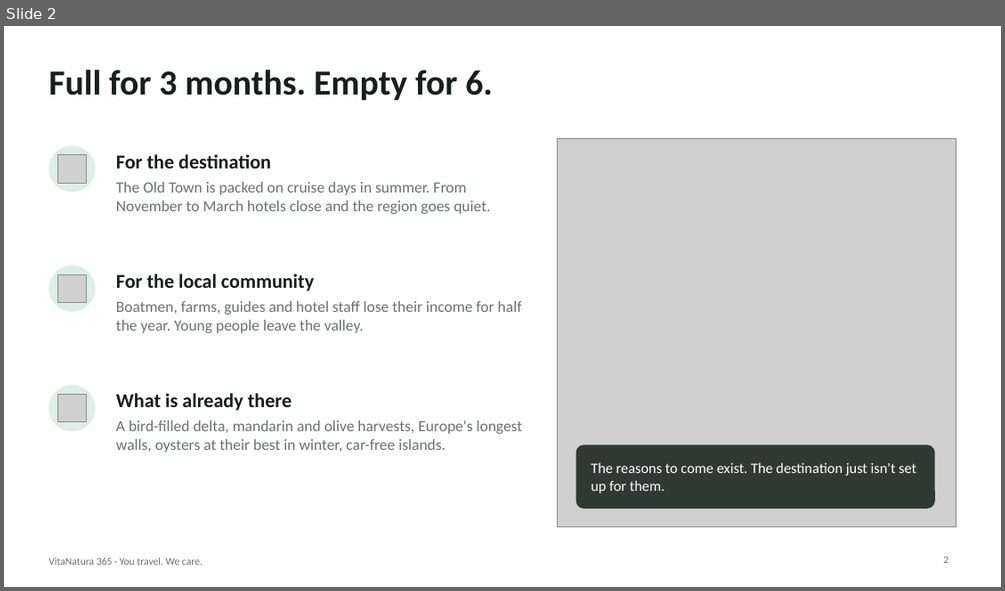
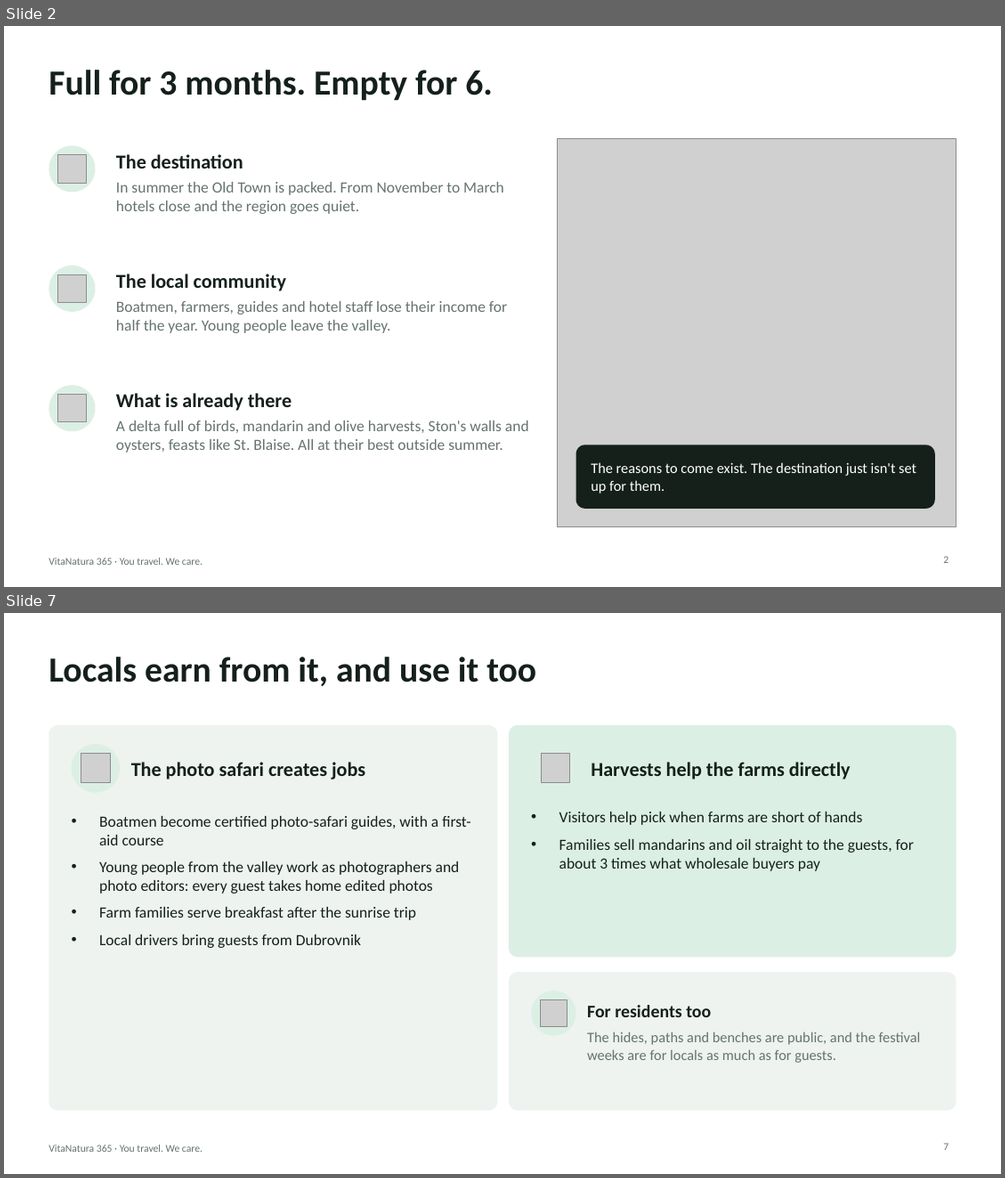
Before and after one commit to dk129213/VitaNatura, a slide deck: presentation/VitaNatura365-pitch.pptx. Shown one above the other, each under a label of ours: slide 2 before the commit, slides 2 and 7 after it; the slides between them are not shown. The pictures are 1005x591 and 1005x1178 pixels, drawn with LibreOffice and Linux fonts; fonts in the diff are those of the drawing; grey boxes stand for pictures. Boxes give left, top, right and bottom in pixels: in the first picture for what was removed or moved away, otherwise in the second. Text is boxed around its words. In the diff, an @@ line names an element or a change of style, - is before the commit and + after.

```diff
--- a/presentation/VitaNatura365-pitch.pptx
+++ b/presentation/VitaNatura365-pitch.pptx
@@ slide 7 added at (4, 613, 1001, 1174), background #FFFFFF; not listed: 1 template element that a slide beside it also shows @@
@@ title added at (48, 657, 536, 686), 34 pt, text #15201B, bold @@
+Locals earn from it, and use it too
@@ rounded rectangle added at (48, 725, 498, 1111), fill #EEF3EF @@
@@ ellipse added at (72, 744, 120, 793), fill #DCEFE5 @@
@@ rounded rectangle added at (509, 725, 956, 957), fill #DCEFE5 @@
@@ ellipse added at (531, 744, 580, 793), fill #DCEFE5 @@
@@ picture added at (81, 754, 110, 783) @@
@@ text added at (131, 762, 365, 779), 19 pt, text #15201B, bold @@
+The photo safari creates jobs
@@ picture added at (541, 754, 570, 783) @@
@@ text added at (591, 762, 850, 779), 19 pt, text #15201B, bold @@
+Harvests help the farms directly
@@ text added at (99, 816, 470, 948), 15 pt, text #15201B @@
+• Boatmen become certified photo-safari guides, with a first-aid course
+• Young people from the valley work as photographers and photo editors: every guest takes home edited photos
+• Farm families serve breakfast after the sunrise trip
+• Local drivers bring guests from Dubrovnik
@@ text added at (559, 811, 914, 871), 15 pt, text #15201B @@
+• Visitors help pick when farms are short of hands
+• Families sell mandarins and oil straight to the guests, for about 3 times what wholesale buyers pay
@@ rounded rectangle added at (509, 972, 956, 1111), fill #EEF3EF @@
@@ ellipse added at (531, 990, 576, 1036), fill #DCEFE5 @@
@@ picture added at (540, 999, 567, 1027) @@
@@ text added at (587, 1005, 711, 1017), 17 pt, text #15201B, bold @@
+For residents too
@@ text added at (587, 1031, 921, 1062), 14 pt, text #66746D @@
+The hides, paths and benches are public, and the festival weeks are for locals as much as for guests.
@@ page number added at (943, 1143, 948, 1150), 10 pt, text #66746D @@
+7
@@ slide 2 changed as well @@
@@ text at (116, 154, 243, 168): text changed @@
-For the destination
+The destination
@@ text at (116, 182, 504, 214): text changed @@
-The Old Town is packed on cruise days in summer. From November to March hotels close and the region goes quiet.
+In summer the Old Town is packed. From November to March hotels close and the region goes quiet.
@@ text at (116, 273, 286, 291): text changed @@
-For the local community
+The local community
@@ text at (116, 301, 507, 333): text changed @@
-Boatmen, farms, guides and hotel staff lose their income for half the year. Young people leave the valley.
+Boatmen, farmers, guides and hotel staff lose their income for half the year. Young people leave the valley.
@@ text at (116, 420, 529, 452): text changed @@
-A bird-filled delta, mandarin and olive harvests, Europe's longest walls, oysters at their best in winter, car-free islands.
+A delta full of birds, mandarin and olive harvests, Ston's walls and oysters, feasts like St. Blaise. All at their best outside summer.
@@ rounded rectangle at (576, 445, 935, 508): fill #15201B at 85% opacity to #15201B; proportions changed @@
```
Also in this commit, not shown: 2 other slides changed, 8 other slides added, 8 slides removed, 5 other files.
